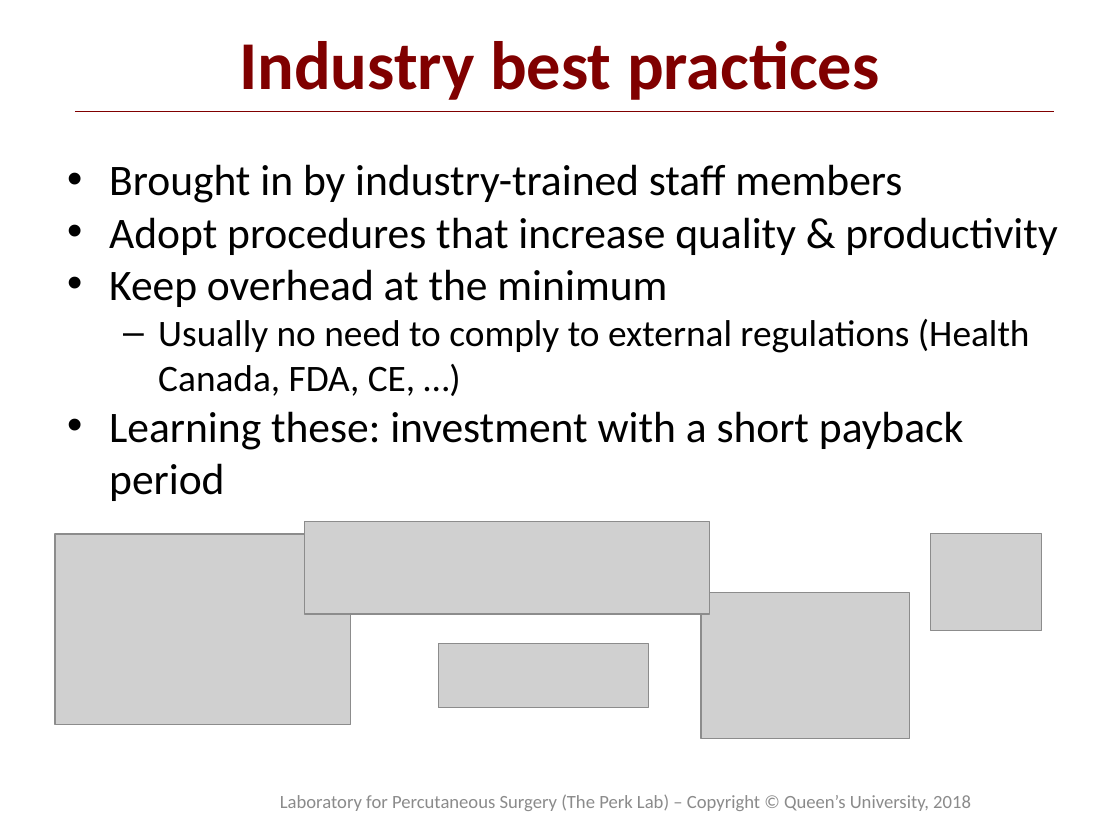
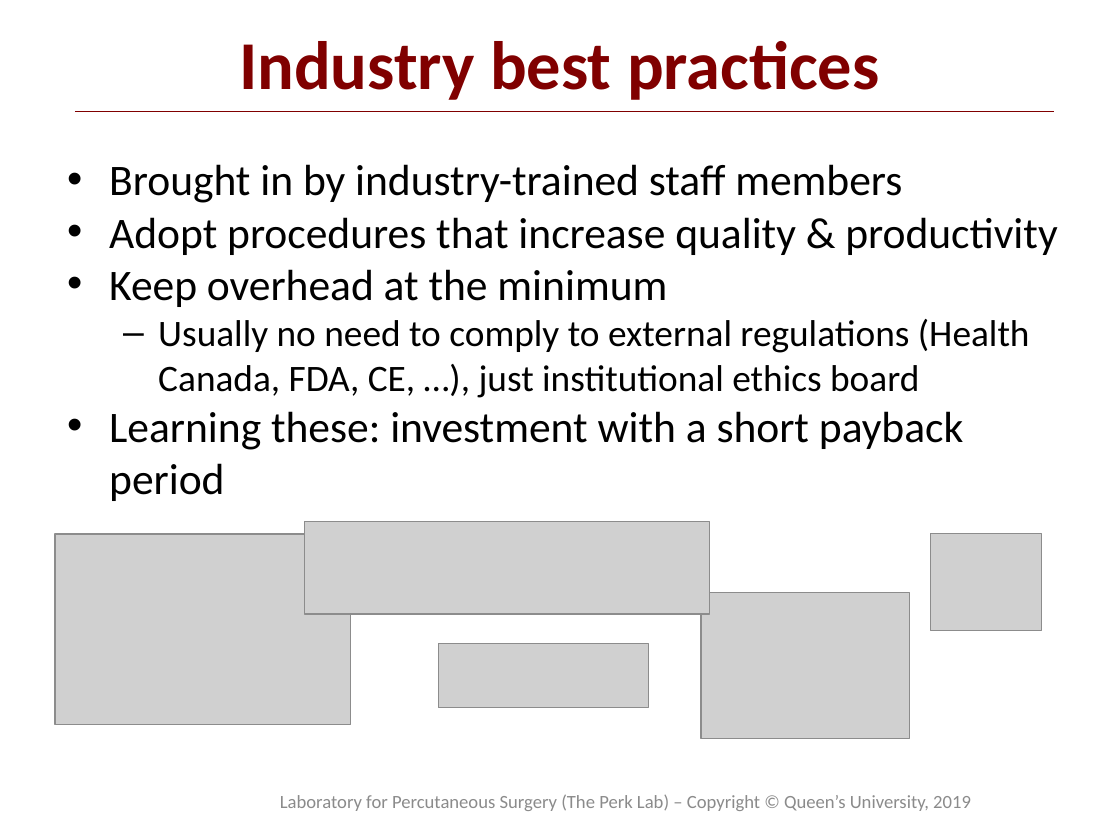
Before and after one commit to PerkLab/PerkLabBootcamp, a slide deck: slide 6 of Doc/day1_1_PerkLabResearchMethodology.pptx. Drawn at 1120x840 pixels with LibreOffice and Linux fonts; fonts in the diff are those of the drawing; grey boxes stand for pictures; background and template pictures are left out. Boxes give left, top, right and bottom in pixels: in the first picture for what was removed or moved away, otherwise in the second. Text is boxed around its words. In the diff, an @@ line names an element or a change of style, - is before the commit and + after.

```diff
--- a/Doc/day1_1_PerkLabResearchMethodology.pptx
+++ b/Doc/day1_1_PerkLabResearchMethodology.pptx
@@ text at (158, 319, 1030, 398): text changed @@
-  – Usually no need to comply to external regulations (Health Canada, FDA, CE, …)
+  – Usually no need to comply to external regulations (Health Canada, FDA, CE, …), just institutional ethics board
@@ text at (280, 795, 971, 811): text changed @@
-Laboratory for Percutaneous Surgery (The Perk Lab) – Copyright © Queen’s University, 2018
+Laboratory for Percutaneous Surgery (The Perk Lab) – Copyright © Queen’s University, 2019
```
Also in this commit, not shown: 13 other slides changed, 1 slide removed, 2 other files.
